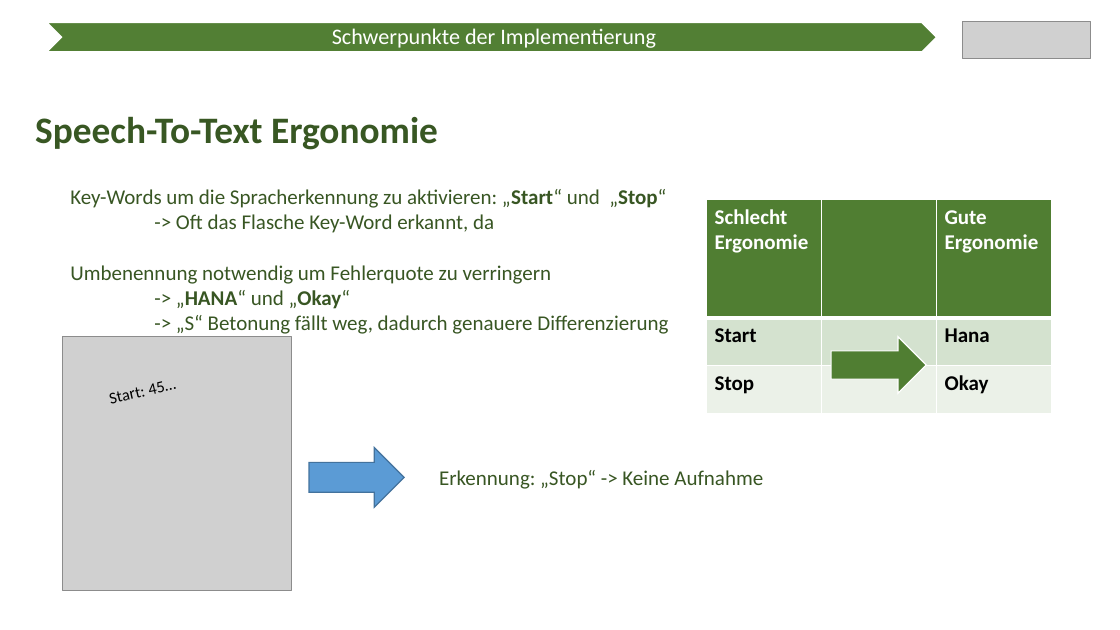
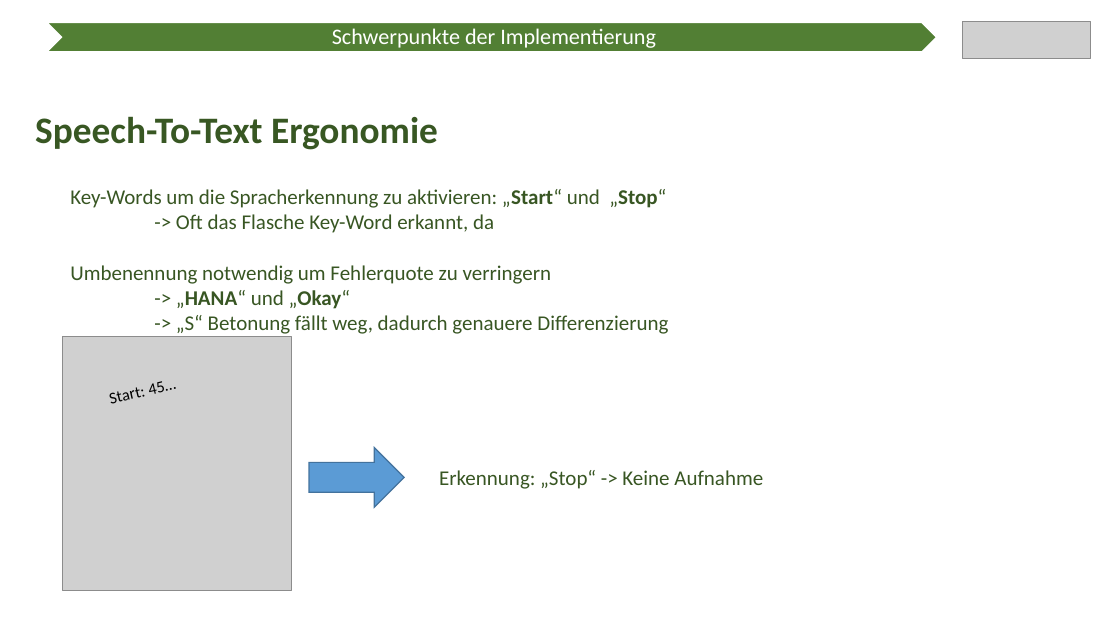
Before and after one commit to Ratoh/SAPLEXA, a slide deck: slide 6 of CavallaroAngelo/Präsentation Wahlmodulvorstellung/SAPlexa Präsentation.pptx (slide 7 before the commit). Drawn at 1120x630 pixels with LibreOffice and Linux fonts; fonts in the diff are those of the drawing; grey boxes stand for pictures. Boxes give left, top, right and bottom in pixels: in the first picture for what was removed or moved away, otherwise in the second. Text is boxed around its words. In the diff, an @@ line names an element or a change of style, - is before the commit and + after.

```diff
--- a/CavallaroAngelo/Präsentation Wahlmodulvorstellung/SAPlexa Präsentation.pptx
+++ b/CavallaroAngelo/Präsentation Wahlmodulvorstellung/SAPlexa Präsentation.pptx
@@ table removed at <box>707,200,1052,414</box>, 3 rows, 3 columns @@
-Schlecht Ergonomie |  | Gute Ergonomie
-Start |  | Hana
-Stop |  | Okay
@@ right arrow removed at <box>831,337,926,393</box> @@
```
Also in this commit, not shown: 7 other slides changed, 2 slides added, 2 slides removed.
